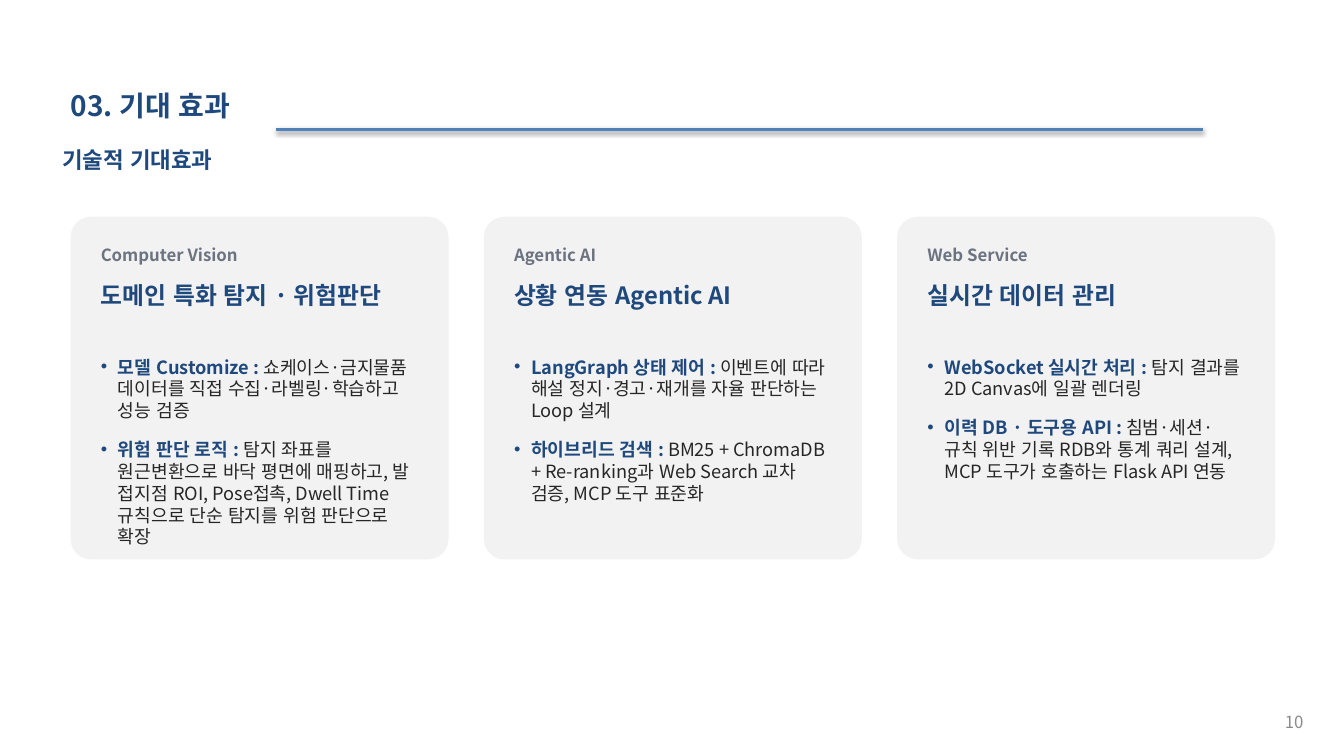
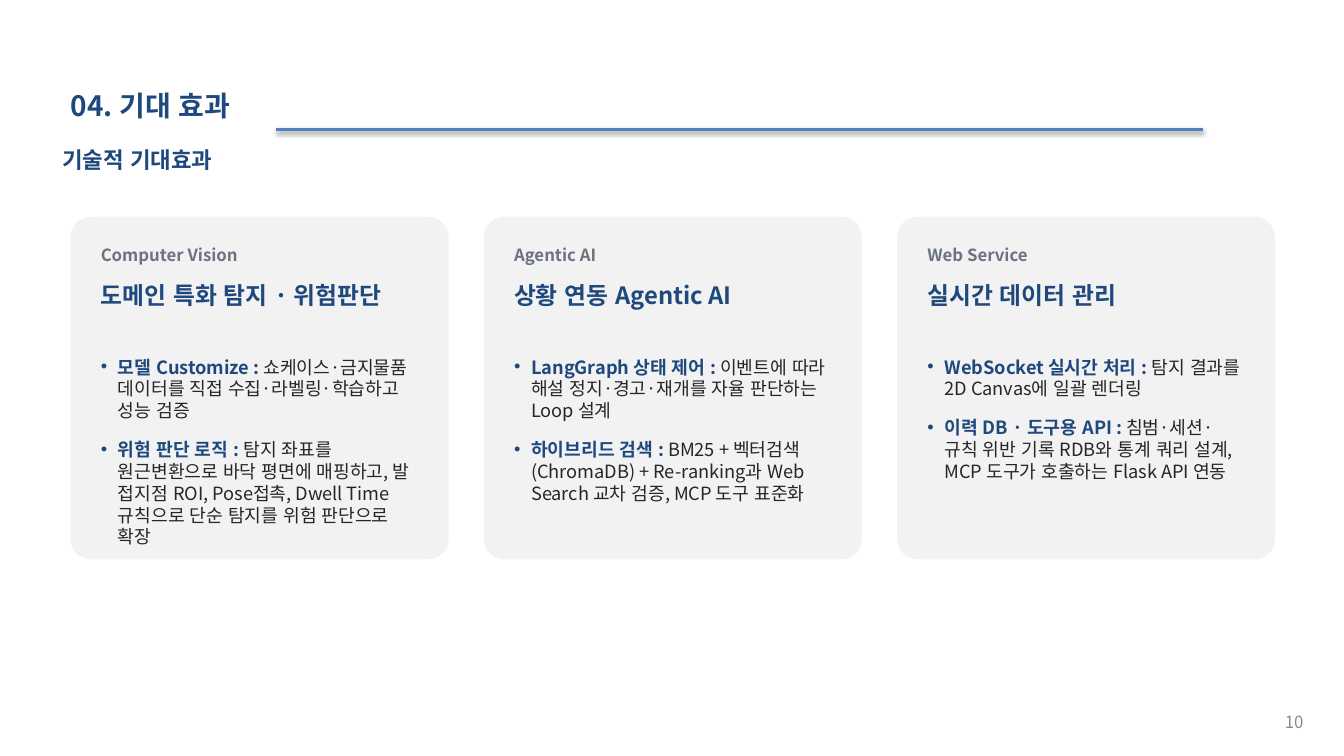
Before and after one commit to selkis4u/smart-museum-aiagent, a slide deck: slide 10 of docs/requirements/3조_스마트박물관_AI_Agent_기획서_v0.6.pptx. Drawn at 1344x756 pixels with LibreOffice and Linux fonts; fonts in the diff are those of the drawing. Boxes give left, top, right and bottom in pixels: in the first picture for what was removed or moved away, otherwise in the second. Text is boxed around its words. In the diff, an @@ line names an element or a change of style, - is before the commit and + after.

```diff
--- a/docs/requirements/3조_스마트박물관_AI_Agent_기획서_v0.6.pptx
+++ b/docs/requirements/3조_스마트박물관_AI_Agent_기획서_v0.6.pptx
@@ text at [71,92,231,119]: text changed @@
-03. 기대 효과
+04. 기대 효과
@@ text at [531,440,804,504]: text changed @@
-• 하이브리드 검색 : BM25 + ChromaDB + Re-ranking과 Web Search 교차 검증, MCP 도구 표준화
+• 하이브리드 검색 : BM25 + 벡터검색(ChromaDB) + Re-ranking과 Web Search 교차 검증, MCP 도구 표준화
```
Also in this commit, not shown: 9 other slides changed, 23 other files.
